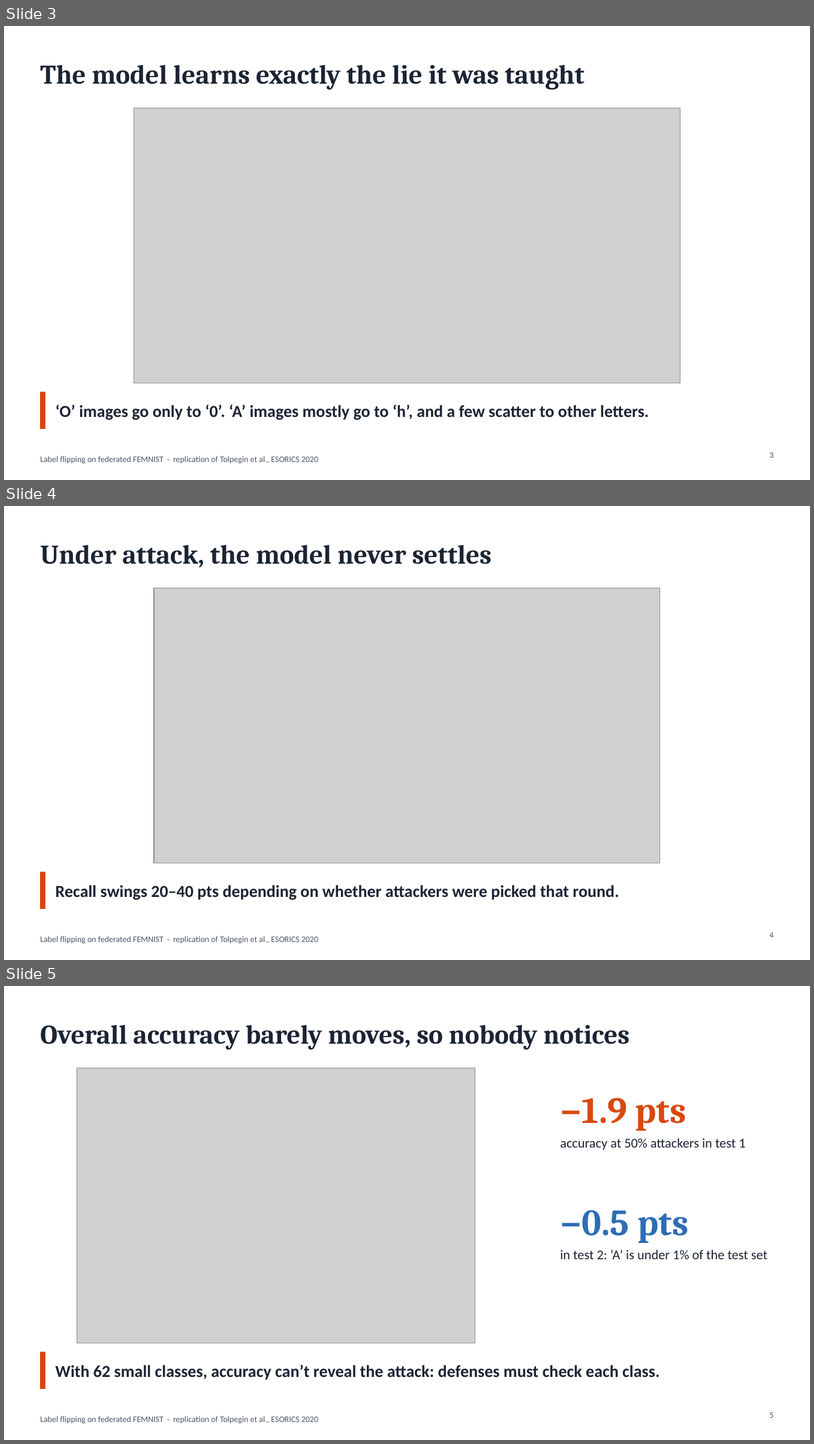
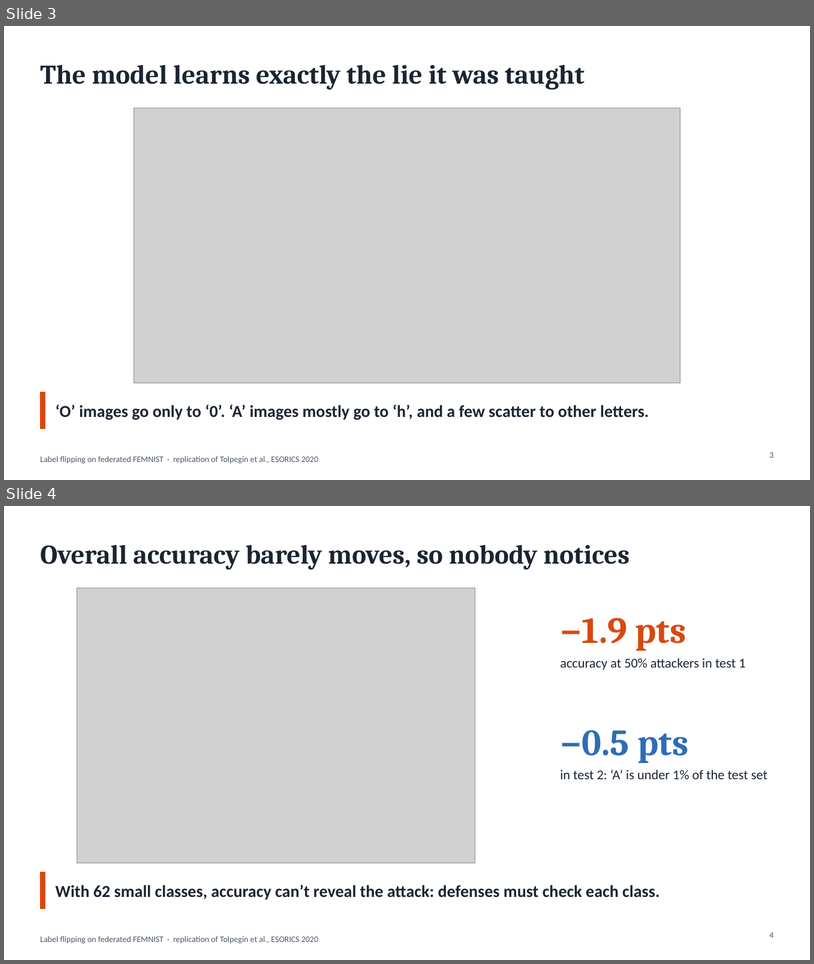
Before and after one commit to wetthamm/FederatedLearning, a slide deck: writeup/FEMNIST_label_flipping_5slides.pptx. Shown one above the other, each under a label of ours: slides 3, 4 and 5 before the commit, slides 3 and 4 after it. The pictures are 814x1444 and 814x964 pixels, drawn with LibreOffice and Linux fonts; fonts in the diff are those of the drawing; grey boxes stand for pictures. Boxes give left, top, right and bottom in pixels: in the first picture for what was removed or moved away, otherwise in the second. Text is boxed around its words. In the diff, an @@ line names an element or a change of style, - is before the commit and + after.

```diff
--- a/writeup/FEMNIST_label_flipping_5slides.pptx
+++ b/writeup/FEMNIST_label_flipping_5slides.pptx
@@ slide 4 removed at [4,506,810,960], background #FFFFFF; not listed: 1 template element that a slide beside it also shows @@
@@ title removed at [40,545,492,567] @@
-Under attack, the model never settles
@@ picture removed at [154,588,660,863] @@
@@ rectangle removed at [40,872,45,908] @@
@@ text removed at [56,885,619,900] @@
-Recall swings 20–40 pts depending on whether attackers were picked that round.
@@ page number removed at [770,932,774,937] @@
-4
@@ what was slide 5 is now slide 4 @@
@@ page number at [770,932,774,937]: text changed @@
-5
+4
```
Also in this commit, not shown: 1 slide added, 1 other slide removed, 3 other files.
